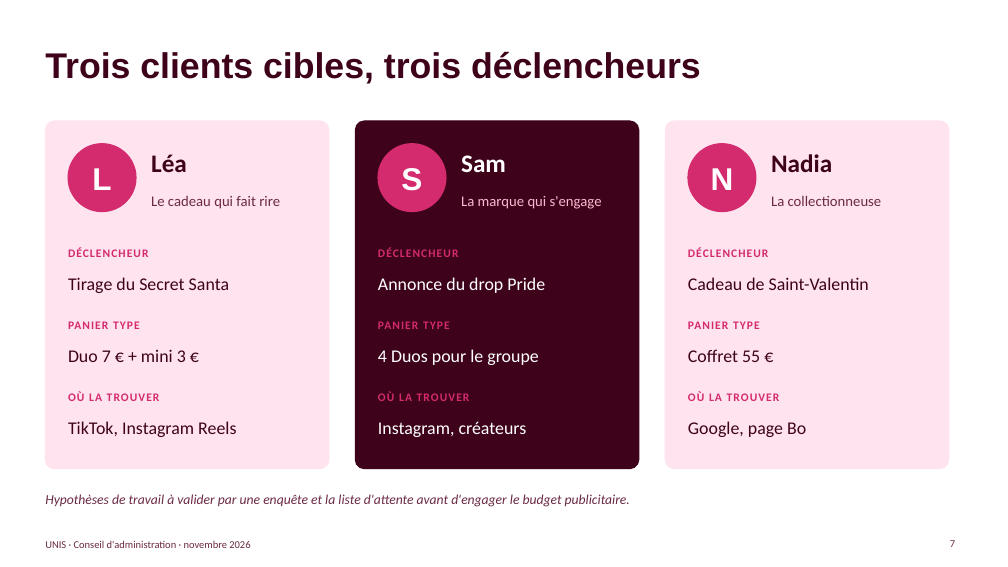
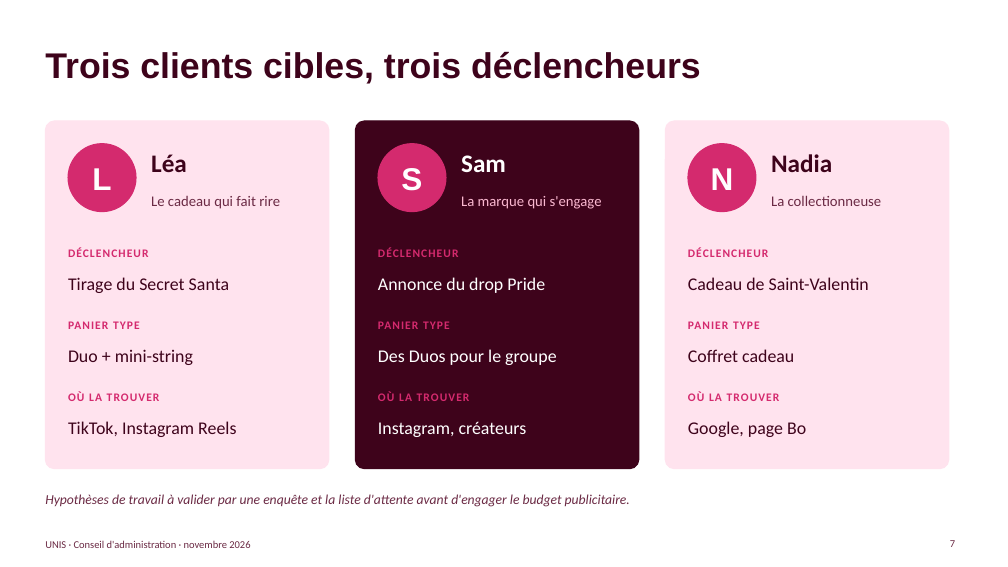
Before and after one commit to kilian-xanadou/unis, a slide deck: slide 7 of docs/UNIS-presentation-conseil.pptx. Drawn at 1008x567 pixels with LibreOffice and Linux fonts; fonts in the diff are those of the drawing. Boxes give left, top, right and bottom in pixels: in the first picture for what was removed or moved away, otherwise in the second. Text is boxed around its words. In the diff, an @@ line names an element or a change of style, - is before the commit and + after.

```diff
--- a/docs/UNIS-presentation-conseil.pptx
+++ b/docs/UNIS-presentation-conseil.pptx
@@ text at (x1=68, y1=349, x2=193, y2=365): text changed @@
-Duo 7 € + mini 3 €
+Duo + mini-string
@@ text at (x1=378, y1=349, x2=556, y2=365): text changed @@
-4 Duos pour le groupe
+Des Duos pour le groupe
@@ text at (x1=688, y1=349, x2=794, y2=362): text changed @@
-Coffret 55 €
+Coffret cadeau
```
Also in this commit, not shown: 10 other slides changed, 2 slides removed.
